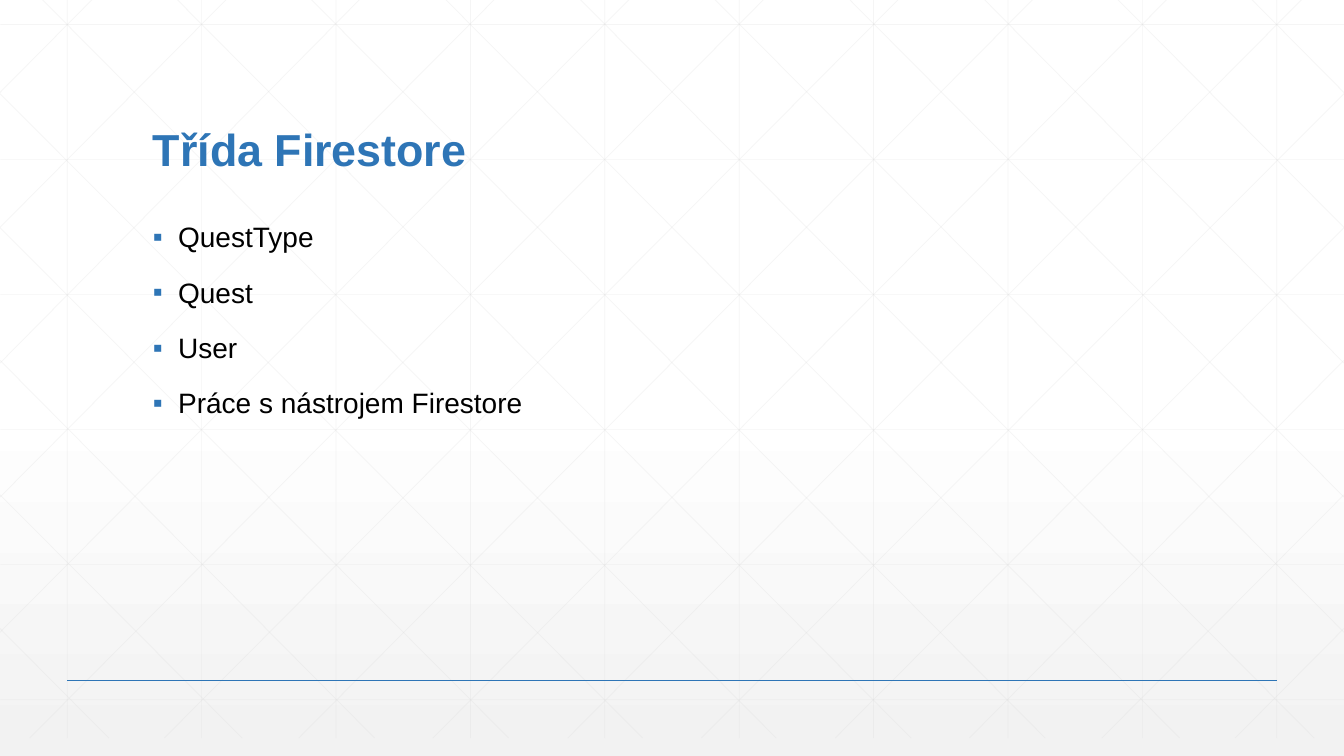
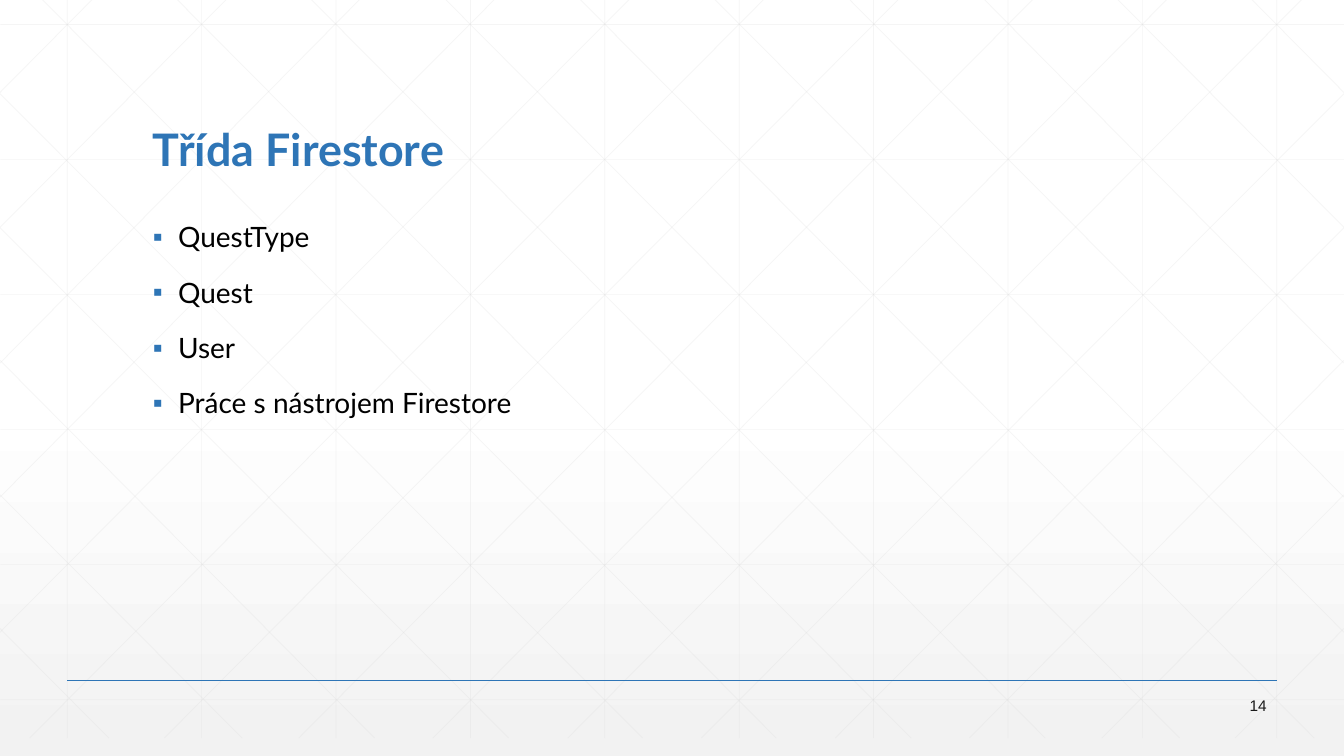
Before and after one commit to MetrKolben/MatKap, a slide deck: slide 14 of MatKap.pptx. Drawn at 1344x756 pixels with LibreOffice and Linux fonts; fonts in the diff are those of the drawing. Boxes give left, top, right and bottom in pixels: in the first picture for what was removed or moved away, otherwise in the second. Text is boxed around its words. In the diff, an @@ line names an element or a change of style, - is before the commit and + after.

```diff
--- a/MatKap.pptx
+++ b/MatKap.pptx
@@ title "Třída Firestore" at (153, 132, 444, 167): font Arial to Lato @@
@@ text "QuestType" at (178, 226, 511, 418): font Arial to Lato @@
@@ page number added at (1250, 700, 1267, 711), 11 pt, text #1A1A1A @@
+14
```
Also in this commit, not shown: 18 other slides changed.
